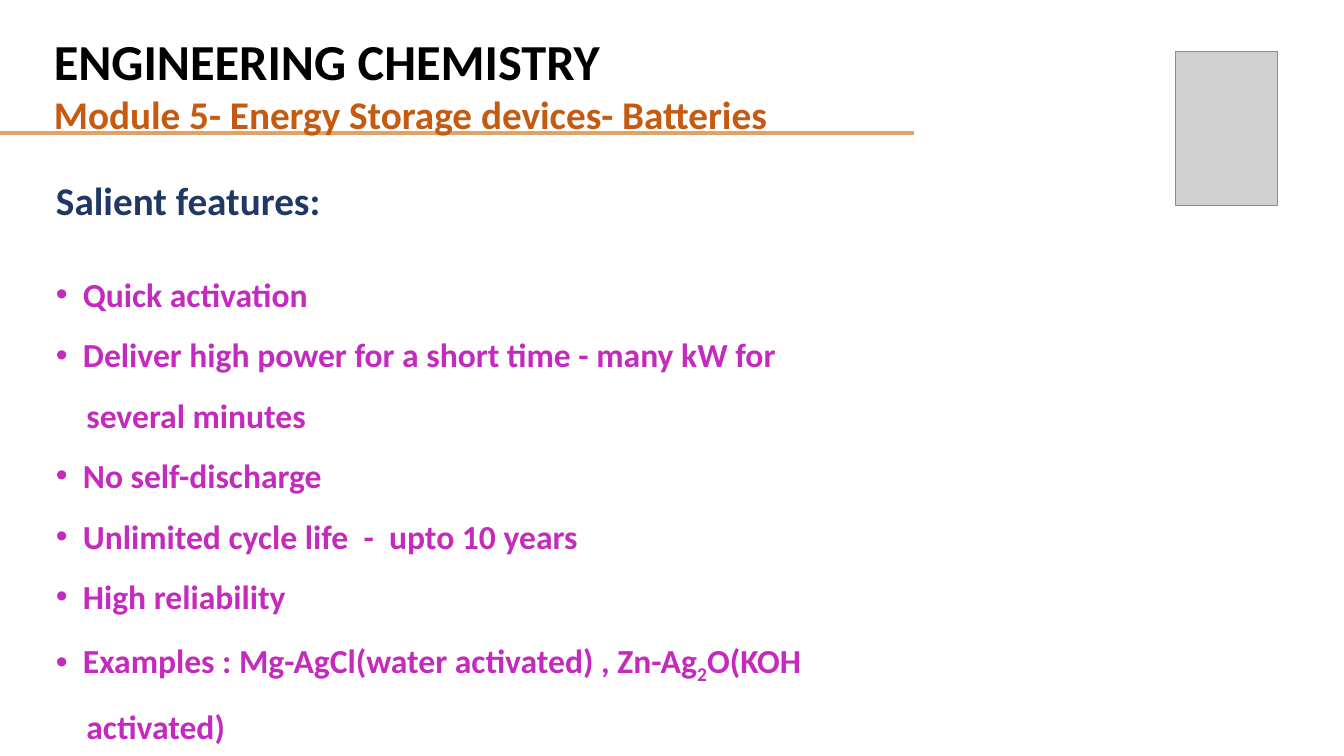
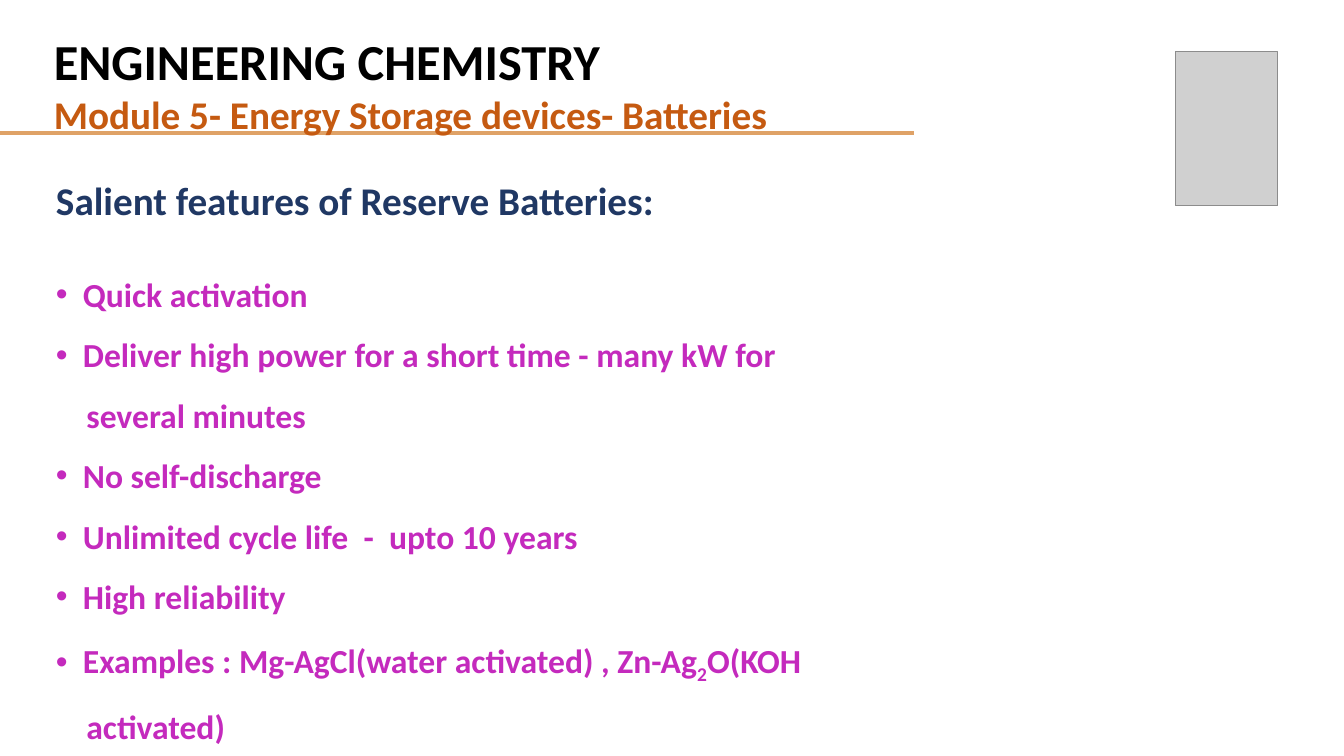
Before and after one commit to neeraj-r-rugi/PESU-FILES, a slide deck: slide 11 of 1st-Sem-Chem-Cycle/Subject_Files/chemistry/Unit 3/Unit 3 class 25- Batteries-components, working and Battery Characteristics.pptx. Drawn at 1344x756 pixels with LibreOffice and Linux fonts; fonts in the diff are those of the drawing; grey boxes stand for pictures. Boxes give left, top, right and bottom in pixels: in the first picture for what was removed or moved away, otherwise in the second. Text is boxed around its words. In the diff, an @@ line names an element or a change of style, - is before the commit and + after.

```diff
--- a/1st-Sem-Chem-Cycle/Subject_Files/chemistry/Unit 3/Unit 3 class 25- Batteries-components, working and Battery Characteristics.pptx
+++ b/1st-Sem-Chem-Cycle/Subject_Files/chemistry/Unit 3/Unit 3 class 25- Batteries-components, working and Battery Characteristics.pptx
@@ text at box(56, 187, 653, 216): text changed @@
-Salient features:
+Salient features of Reserve Batteries:
```
Also in this commit, not shown: 4 other slides changed, 54 other files.
